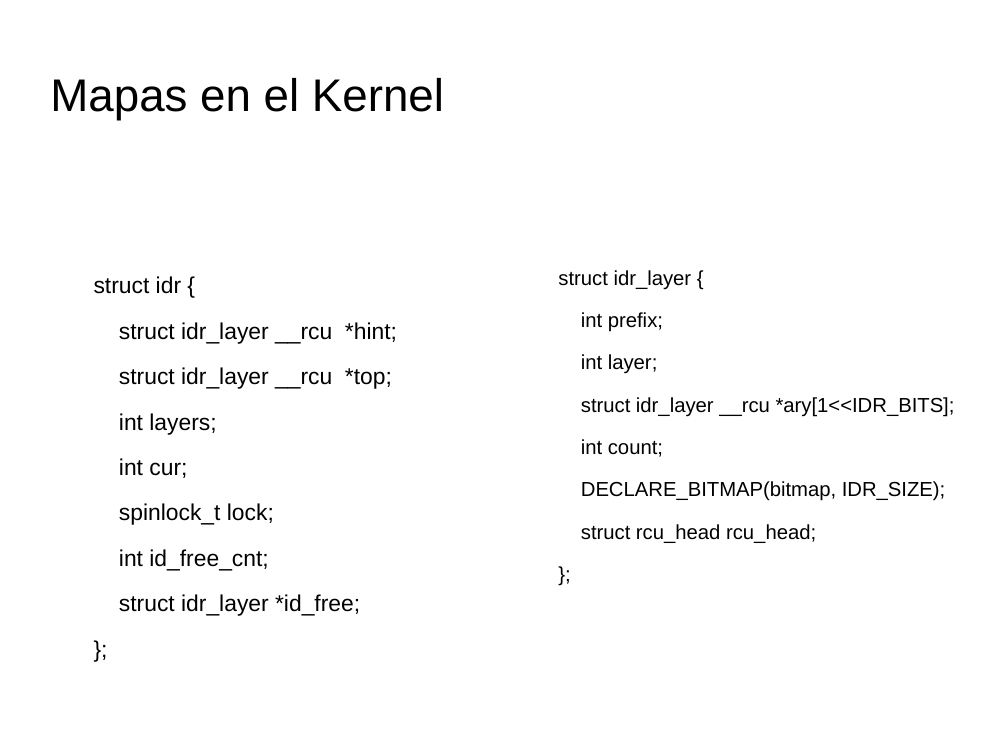
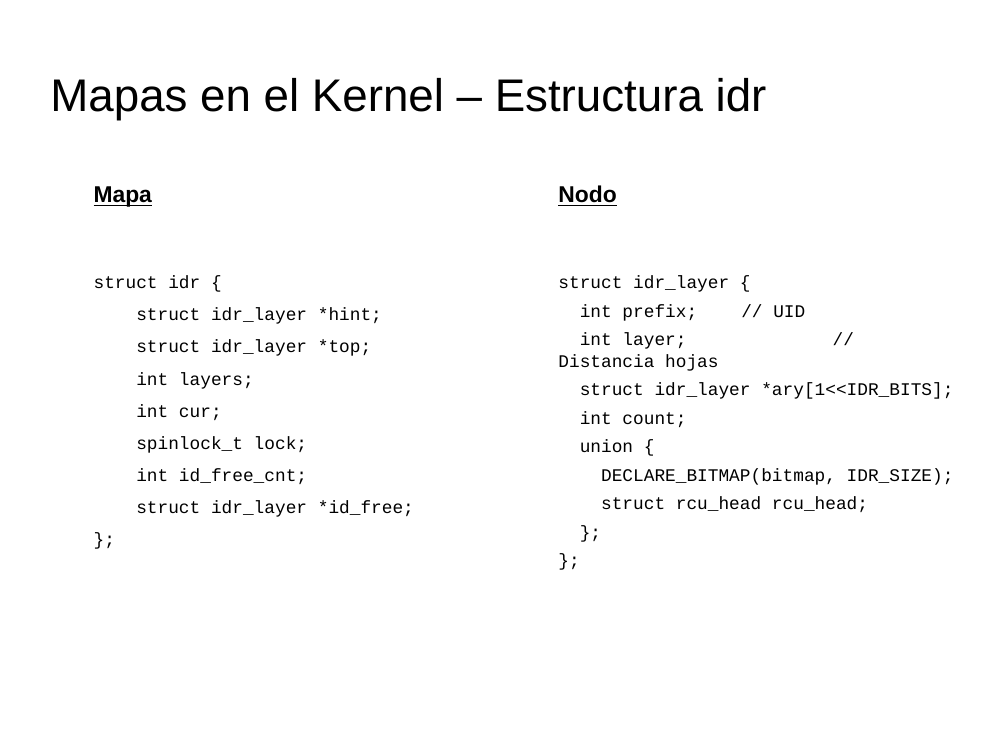
Before and after one commit to tombe85/lin, a slide deck: slide 8 of presentacion/EstructurasDeDatosKernel.odp. Drawn at 1008x756 pixels with LibreOffice and Linux fonts; fonts in the diff are those of the drawing; background and template pictures are left out. Boxes give left, top, right and bottom in pixels: in the first picture for what was removed or moved away, otherwise in the second. Text is boxed around its words. In the diff, an @@ line names an element or a change of style, - is before the commit and + after.

Commit message:
Avances presentación mapas

```diff
--- a/presentacion/EstructurasDeDatosKernel.odp
+++ b/presentacion/EstructurasDeDatosKernel.odp
@@ title at (50,78,767,121): text changed @@
-Mapas en el Kernel
+Mapas en el Kernel – Estructura idr
@@ text at (94,186,152,207): paragraph added @@
+Mapa
@@ text at (558,185,954,512): paragraph added @@
+};
@@ text at (558,185,616,206): paragraph added @@
+Nodo
@@ text at (94,276,414,517): size 18 to 14 pt, font Arial to Courier New in "struct idr {", "int layers;", "int cur;", "spinlock_t lock;" and 3 more places; less space between paragraphs @@
@@ text at (558,276,954,512): size 16 to 14 pt, font Arial to Courier New in "struct idr_layer {", "int count;", "DECLARE_BITMAP(bitmap, IDR_SIZE);", "struct rcu_head rcu_head;" and 1 more places; less space between paragraphs @@
@@ text at (136,308,382,356): text changed; size 18 to 14 pt; font Arial to Courier New @@
-struct idr_layer __rcu *hint;
-struct idr_layer __rcu *top;
+struct idr_layer *hint;
+struct idr_layer *top;
@@ text at (558,304,953,399): text changed; size 16 to 14 pt; font Arial to Courier New @@
-int prefix;
-int layer;
-struct idr_layer __rcu *ary[1<<IDR_BITS];
+int prefix; // UID
+int layer; // Distancia hojas
+struct idr_layer *ary[1<<IDR_BITS];
@@ text at (580,440,633,452): paragraph added @@
+union {
```
Also in this commit, not shown: 5 other slides changed, 1 slide added.
